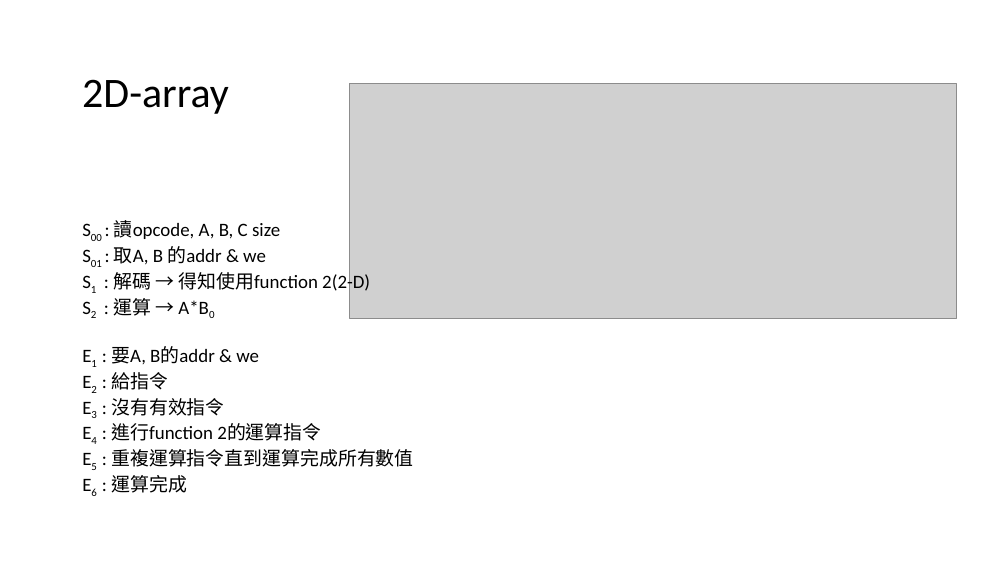
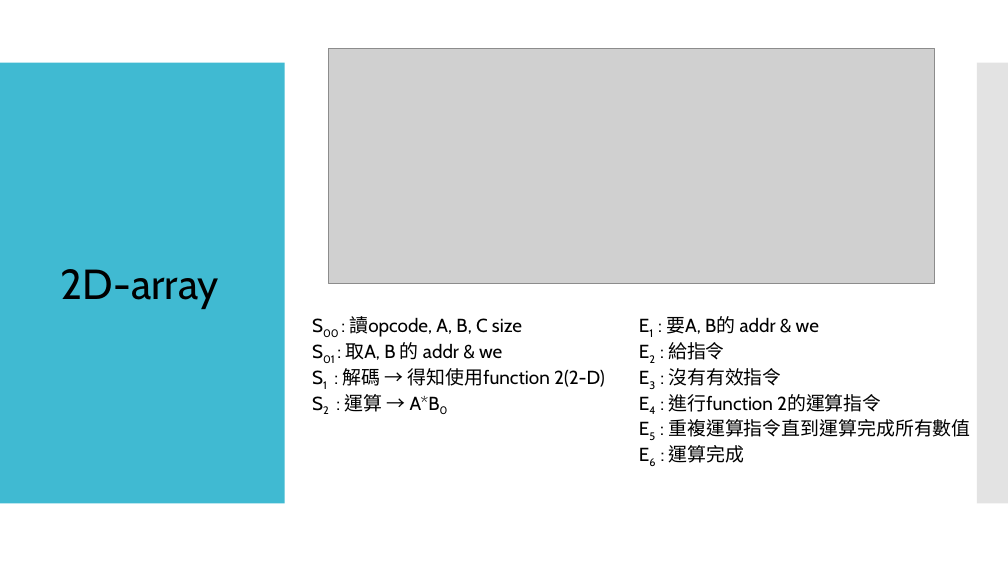
Before and after one commit to BBS86x1023/FPGA-simple-TPU, a slide deck: slide 22 of FPGA Final Project.pptx (slide 21 before the commit). Drawn at 1008x567 pixels with LibreOffice and Linux fonts; fonts in the diff are those of the drawing; grey boxes stand for pictures. Boxes give left, top, right and bottom in pixels: in the first picture for what was removed or moved away, otherwise in the second. Text is boxed around its words. In the diff, an @@ line names an element or a change of style, - is before the commit and + after.

```diff
--- a/FPGA Final Project.pptx
+++ b/FPGA Final Project.pptx
@@ picture: place and size @@
-picture at box(349, 83, 956, 318)
+picture at box(328, 48, 935, 284)
@@ rectangle added at box(0, 63, 285, 504), fill #40BAD2 @@
@@ rectangle added at box(977, 63, 1008, 504), fill #C8C8C8 at 50% opacity @@
@@ text "2D-array": place and size @@
-text "2D-array" at box(82, 79, 229, 114)
+text "2D-array" at box(61, 269, 219, 309)
@@ text "2D-array" at box(61, 269, 219, 309): font Calibri to Cabin @@
@@ text "S00 : 讀opcode, A, B, ...": place and size @@
-text "S00 : 讀opcode, A, B, ..." at box(111, 220, 413, 493)
+text "S00 : 讀opcode, A, B, ..." at box(343, 316, 605, 412)
@@ text at box(343, 316, 605, 412): font Calibri to Cabin in "S00 : 讀opcode, A, B, C size", "S1 : 解碼 → 得知使用function 2(2-D)", "S2 : 運算 → A*B0" @@
@@ text added at box(666, 317, 970, 463), 18 pt, text #000000 @@
+E1 : 要A, B的 addr & we
+E2 : 給指令
+E3 : 沒有有效指令
+E4 : 進行function 2的運算指令
+E5 : 重複運算指令直到運算完成所有數值
+E6 : 運算完成
@@ text at box(111, 347, 413, 493): paragraphs removed @@
-E1 : 要A, B的addr & we
-E2 : 給指令
-E3 : 沒有有效指令
-E4 : 進行function 2的運算指令
-E5 : 重複運算指令直到運算完成所有數值
-E6 : 運算完成
@@ text at box(345, 342, 502, 360): text changed; font Calibri to Cabin @@
-S01 : 取A, B 的addr & we
+S01 : 取A, B 的 addr & we
```
Also in this commit, not shown: 20 other slides changed, 8 slides added, 7 slides removed.
